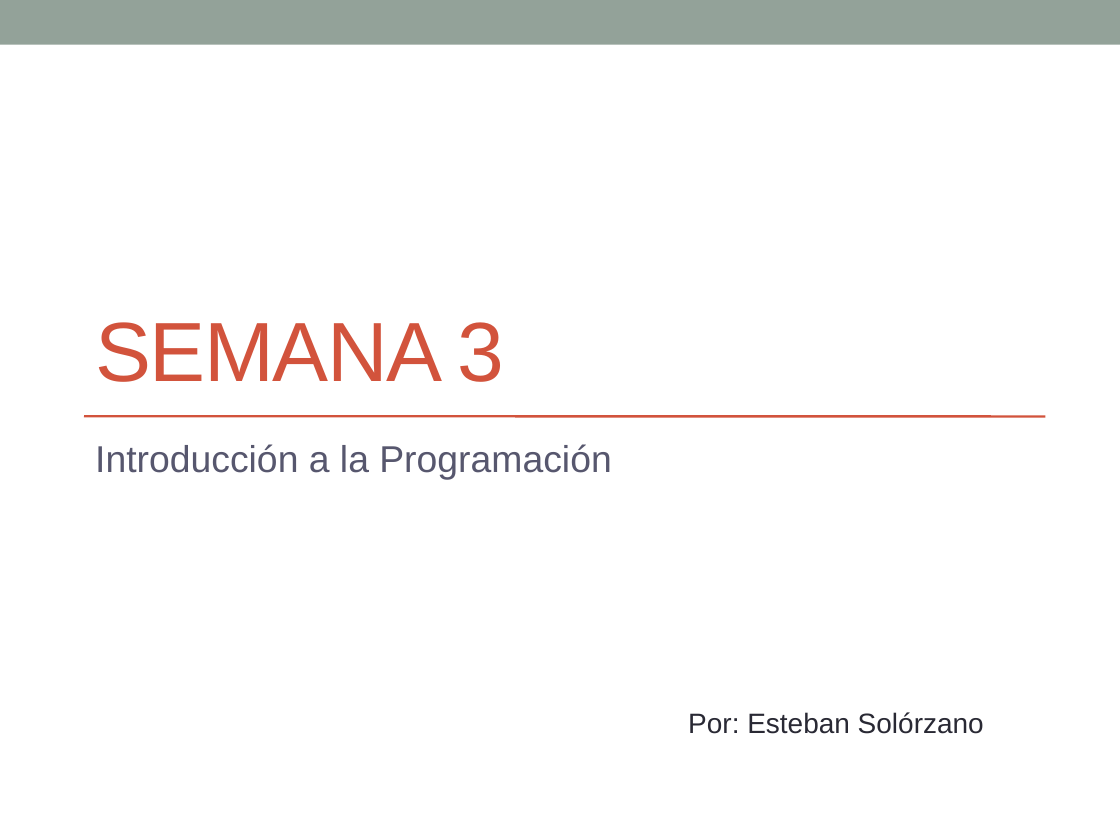
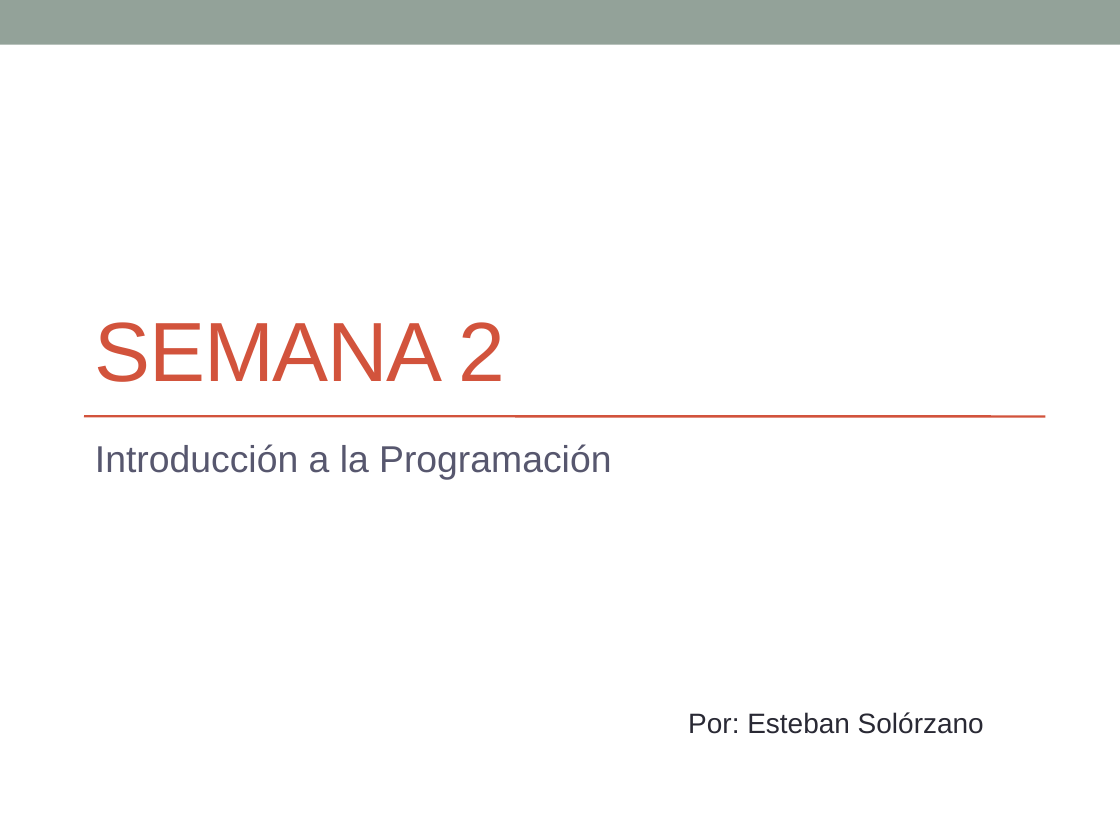
Before and after one commit to esolorzanob/UPI_Introduccion, a slide deck: slide 1 of Semana 3.pptx. Drawn at 1120x840 pixels with LibreOffice and Linux fonts; fonts in the diff are those of the drawing. Boxes give left, top, right and bottom in pixels: in the first picture for what was removed or moved away, otherwise in the second. Text is boxed around its words. In the diff, an @@ line names an element or a change of style, - is before the commit and + after.

```diff
--- a/Semana 3.pptx
+++ b/Semana 3.pptx
@@ text at <box>95,322,505,382</box>: text changed @@
-SEMANA 3
+SEMANA 2
```
Also in this commit, not shown: 6 other slides changed, 7 slides added, 7 slides removed, 25 other files.
